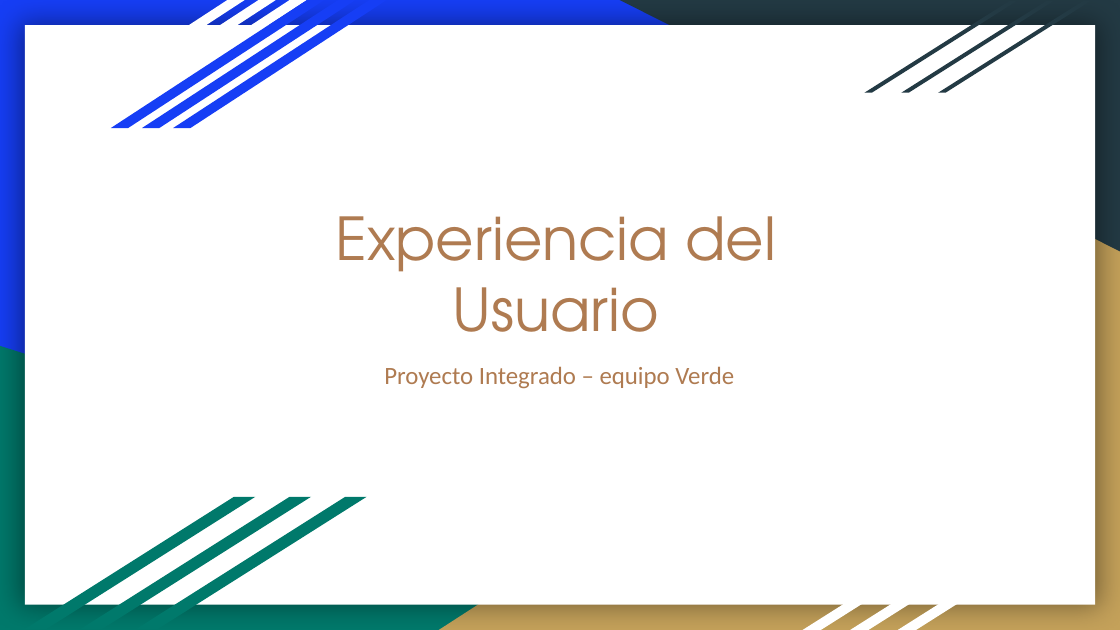
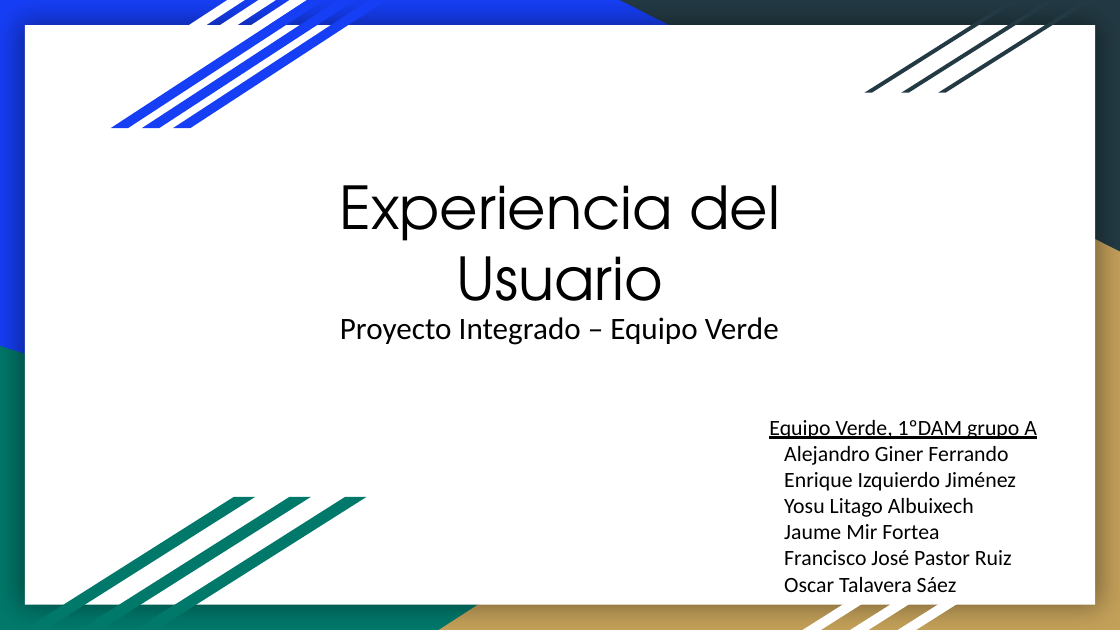
Before and after one commit to Enrique-Izquierdo/DAM_1--PI_verde, a slide deck: slide 1 of UX_PIverde.pptx. Drawn at 1120x630 pixels with LibreOffice and Linux fonts; fonts in the diff are those of the drawing. Boxes give left, top, right and bottom in pixels: in the first picture for what was removed or moved away, otherwise in the second. Text is boxed around its words. In the diff, an @@ line names an element or a change of style, - is before the commit and + after.

```diff
--- a/UX_PIverde.pptx
+++ b/UX_PIverde.pptx
@@ title "Experiencia del Usuario": place and size @@
-title "Experiencia del Usuario" at (336, 216, 776, 332)
+title "Experiencia del Usuario" at (339, 185, 780, 327)
@@ title "Experiencia del Usuario" at (339, 185, 780, 327): text colour #AF7B51 to #000000 @@
@@ subtitle at (340, 317, 779, 345): text changed; size 16 to 20 pt; text colour #AF7B51 to #000000 @@
-Proyecto Integrado – equipo Verde
+Proyecto Integrado – Equipo Verde
@@ text added at (769, 420, 1037, 592), 14 pt, text #000000 @@
+Equipo Verde, 1ºDAM grupo A
+Alejandro Giner Ferrando
+Enrique Izquierdo Jiménez
+Yosu Litago Albuixech
+Jaume Mir Fortea
+Francisco José Pastor Ruiz
+Oscar Talavera Sáez
```
Also in this commit, not shown: 7 other slides changed.
